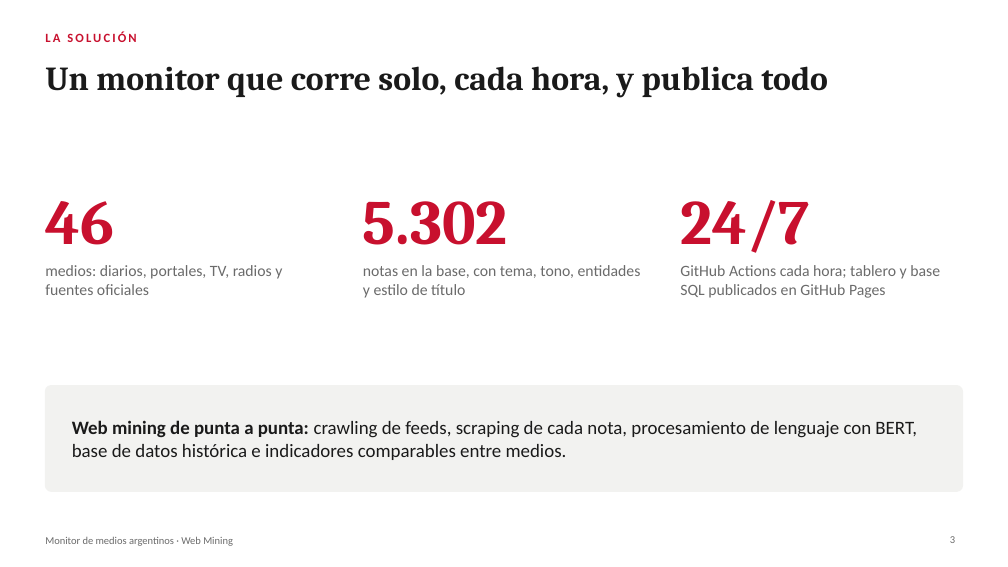
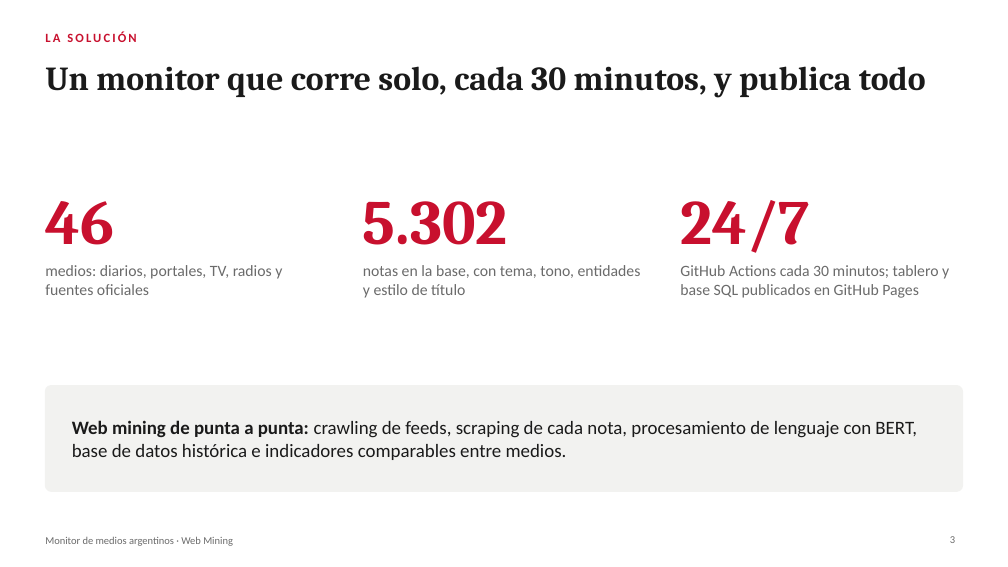
Before and after one commit to miguegarrone-blip/Web-Mining, a slide deck: slide 3 of docs/presentacion-tp.pptx. Drawn at 1008x567 pixels with LibreOffice and Linux fonts; fonts in the diff are those of the drawing. Boxes give left, top, right and bottom in pixels: in the first picture for what was removed or moved away, otherwise in the second. Text is boxed around its words. In the diff, an @@ line names an element or a change of style, - is before the commit and + after.

```diff
--- a/docs/presentacion-tp.pptx
+++ b/docs/presentacion-tp.pptx
@@ title at <box>45,66,926,98</box>: text changed @@
-Un monitor que corre solo, cada hora, y publica todo
+Un monitor que corre solo, cada 30 minutos, y publica todo
@@ text at <box>680,265,949,298</box>: text changed @@
-GitHub Actions cada hora; tablero y base SQL publicados en GitHub Pages
+GitHub Actions cada 30 minutos; tablero y base SQL publicados en GitHub Pages
```
Also in this commit, not shown: 4 other slides changed, 17 other files.
